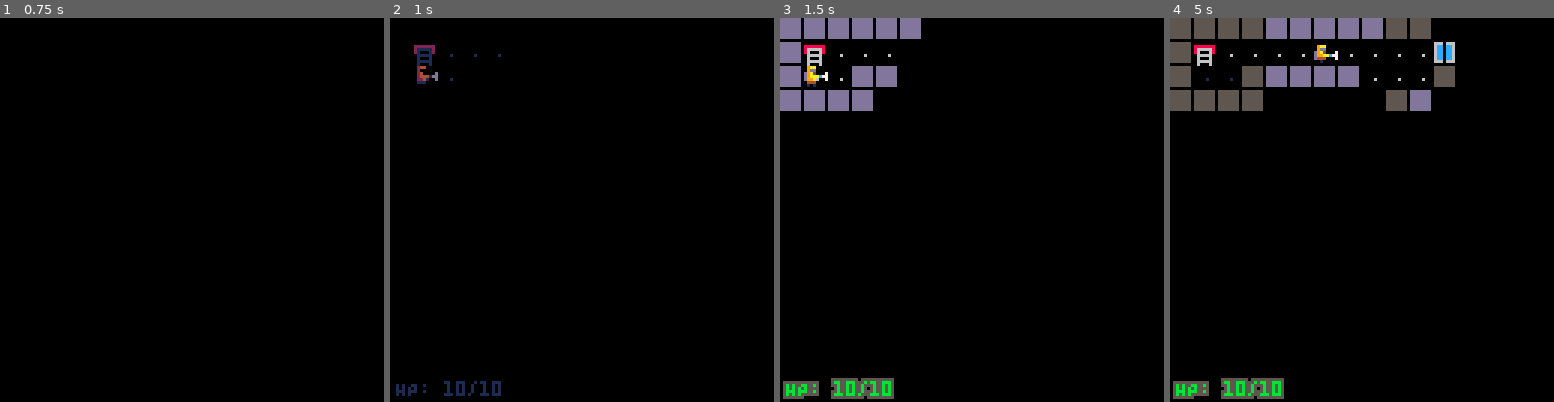
Above: before the commit, frames 1-4 (left to right).
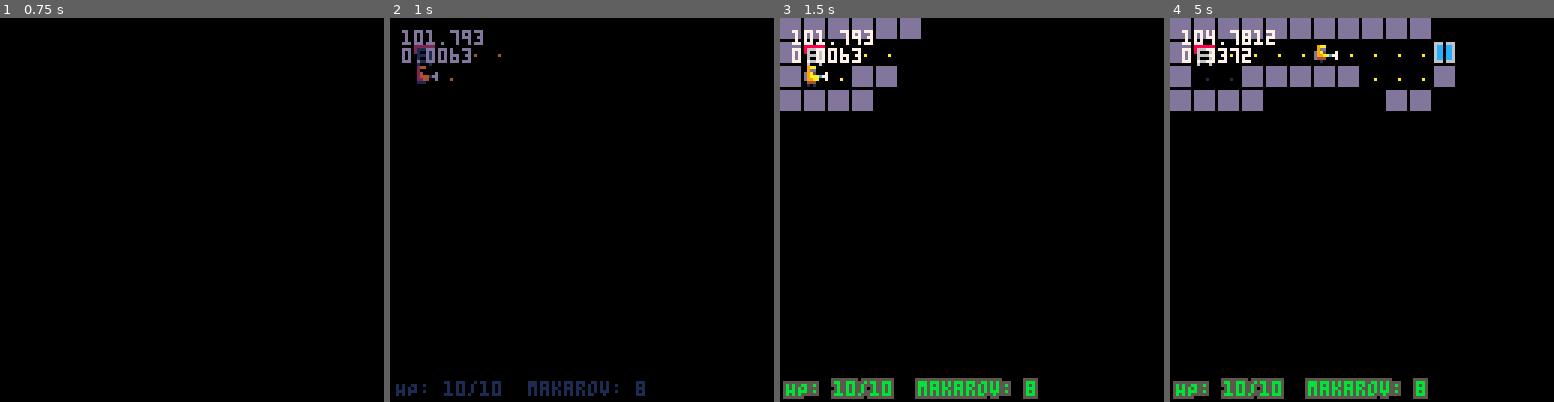
Above: after the commit, the same moments.

Repository: cjkg/zona-rl
Game: PICO-8 cartridge zona.p8
Same seed, same stepped clock (60 frames per second), same inputs: the game is played once before the commit and once after it.
Inputs:
- Up to frame 1 (0.75 s): tap X (X key) at 0.33 s; tap O (Z key) at 0.7 s
- Up to frame 2 (1 s): no input
- Up to frame 3 (1.5 s): tap X (X key) at 1.07 s
- Up to frame 4 (5 s): hold Right 1.6-2.1 s; tap O (Z key) every 0.4 s from 1.7 to 4.9 s; tap X (X key) at 1.85, 2.97, 4.08 s; hold Up 2.15-2.42 s; hold Right 2.47-3.03 s; hold Left 3.08-3.58 s; hold Down 3.63-3.97 s; hold Right 4.02-4.68 s; hold Up from 4.73 s (still down)

Frame 1 is identical in both runs. In frame 2, 1.3% of the frame differs, in the area x 3-67%, y 3-99%; in frame 3, 2.2%; in frame 4, 6.5%, in the area x 0-75%, y 0-100%.

Commit message:
djikstra map/pathfinding, moved entity into objects folder

Diff:
--- a/draws/draw_game.lua
+++ b/draws/draw_game.lua
@@ -1,11 +1,15 @@
 function draw_game()
+	----delete/review
+	if (cpumax<stat(1)) cpumax=stat(1)
+	if (memmax<stat(0)) memmax=stat(0)
+	debug[1]=memmax
+	debug[2]=cpumax
 	if fadeperc==1 then return end --fixes flicker
 
 	animap()
 
 	cls()
 	map()
-
 	for e in all(entities) do
 		if cansee(player,e) then
 			spr(getframe(e.ani),e.x*8,e.y*8,1,1,e.flip)
@@ -21,12 +25,7 @@
 	end
 
 	dtb_draw()
-
-
-
 	drawhud()
-
-
 
 	for f in all(float) do
 		oprint8(f.txt,f.x,f.y,f.c,0)
--- a/gameplay/ai.lua
+++ b/gameplay/ai.lua
@@ -17,7 +17,6 @@
 
         addfloat("!",m.x*8+2,m.y*8,10)
         sfx(3)
-
     end
 end
 
@@ -39,20 +38,26 @@
             addfloat("?",m.x*8+2,m.y*8,10)
         else
             local bdst,bx,by=999,0,0
+            calcdist(m.tx,m.ty)
             for i=1,4 do
                 local dx,dy=dirx[i],diry[i]
                 local tx,ty=m.x+dx,m.y+dy
                 if iswalkable(tx,ty,"checkmobs") then
-                    local dst=dist(tx,ty,m.tx,m.ty)
+                    local dst=distmap[tx][ty]
                     if dst<bdst then
-                        bdst,bx,by=dst,dx,dy
+                        cand={}
+                        bdst=dst
+                    end
+                    if dst==bdst then
+                        add(cand,{x=dx,y=dy})
                     end
                 end
             end
-            mobwalk(m,bx,by)
-            _upd=update_ai_turn
+            if #cand>0 then
+                local c=rnd(cand)
+                mobwalk(m,c.x,c.y)
+            end
             --todo: re-aquire target?
-            p_t=0
         end
     end
 end
--- a/gameplay/moveplayer.lua
+++ b/gameplay/moveplayer.lua
@@ -1,12 +1,10 @@
 function moveplayer(dx,dy)
 	local destx,desty=player.x+dx,player.y+dy
 	local tile=mget(destx,desty)
-
 	p_t=0
 	_upd=update_player_turn
 
 	if fget(tile,0) and not fget(tile,1) then
-		--wall
 		sfx(2)
 	elseif fget(tile,1) then
 		bump(tile,destx,desty)
@@ -25,5 +23,4 @@
 	end
 	refog()
 	unfog()
-
 end
--- a/main.lua
+++ b/main.lua
@@ -2,8 +2,8 @@
 	t,tani,fadeperc=0,0,0
 	_g=json_parse('{"mobobjects":{"candycorn":{"hp":5,"maxhp":5,"ani":[10,10,11,11],"atk":1,"los":3},"player":{"hp":10,"ma …(261 unchanged characters)…
 
-	--★
-	debug={}
+	----delete/review
+	cpumax,memmax,debug=0,0,{}
 
 	dtb_init()
 	startgame()
@@ -22,9 +22,9 @@
 	_drw()
 	checkfade()
 
-	--★
+	----delete/review
 	cursor(4,4)
-	color(8)
+	color(7)
 	for txt in all(debug) do
 		print(txt)
 	end
@@ -32,18 +32,17 @@
 
 function startgame()
 	dirx,diry,mapani,dpal,p_ani,mapobjects,mobobjects,buttonbuff,fog=_g.dirx,_g.diry,_g.mapani,_g.dpal,_g.p_ani,_g.mapobjects,_g.mobobjects,-1,blankmap(1)
+
 	_upd=update_start
 	_drw=draw_start
 	float={}
 	entities={}
 	player=addmob("player",1,2)
+
 	unfog()
-	--[[addmob("candycorn",5,4)
-	addmob("candycorn",5,6)
 	addmob("candycorn",4,6)
 	addmob("candycorn",3,6)
 	addmob("candycorn",3,4)
-	]]
 	rads={}
 	for i=1,10 do
   		add(rads,{
--- a/ui/drawhud.lua
+++ b/ui/drawhud.lua
@@ -6,5 +6,5 @@
     end
 
     rectfill2(0,hp_y-1,40,8,0)
-    oprint8("HP: "..player.hp.."/"..player.maxhp,2,hp_y,11,5)
+    oprint8("HP: "..player.hp.."/"..player.maxhp.."  makarov: 8",2,hp_y,11,5)
 end
--- a/updates/update_player_turn.lua
+++ b/updates/update_player_turn.lua
@@ -7,6 +7,7 @@
 		if checkend() then
 			doai()
 		end
+		calcdist(player.x,player.y)
 		step()
 
 	end
--- a/utils/map.lua
+++ b/utils/map.lua
@@ -2,7 +2,7 @@
 	return sqrt((fx-tx)^2+(fy-ty)^2)
 end
 
-function iswalkable(x,y,mode)
+function iswalkable2(x,y,mode)
 	local mode=mode or ""
  	if inbounds(x,y) then
   		local tle=mget(x,y)
@@ -19,17 +19,34 @@
  	end
  	return false
 end
+function iswalkable(x,y,mode)
+	local mode = mode or "test"
+	if inbounds(x,y) then
+	 	local tle=mget(x,y)
+	 	if mode=="sight" then
+	  		return not fget(tle,2)
+	 	else
+	  		if not fget(tle,0) then
+	   			if mode=="checkmobs" then
+					return not getmob(x,y)
+	   			end
+	   			return true
+	  		end
+	 	end
+	end
+	return false
+end
 
 function copymap(x,y)
 	local tle
 	for _x=0,15 do
-  	for _y=0,15 do
-  		tle=mget(_x+x,_y+y)
-   		mset(_x,_y,tle)
-   		if tle==4 then
-   			player.x,player.y=_x,_y
-   		end
-  	end
+		for _y=0,15 do
+			tle=mget(_x+x,_y+y)
+			mset(_x,_y,tle)
+			if tle==4 then
+				player.x,player.y=_x,_y
+			end
+		end
  	end
 end
 
@@ -48,8 +65,7 @@
 
 function los(x1,y1,x2,y2)
 	local frst,sx,sy,dx,dy=true
-
-	if dist(x1,y1,x2,y2)==1 then return true end
+	if dist(x1,y1,x2,y2)<=1.42 then return true end
 
 	if x1<x2 then
 		sx,dx=1,x2-x1
@@ -63,21 +79,20 @@
 	end
 
 	local err,e2=dx-dy
-
 	while not(x1==x2 and y1==y2) do
-	 if not frst and not iswalkable(x1,y1,"sight") then return false end
+		if not frst and not iswalkable(x1,y1,"sight") then return false end
 		frst,e2=false,err*2
 		if e2>-dy then
 			err-=dy
-		  	x1+=sx
+			x1+=sx
 		end
 		if e2<dx then
-		  	err+=dx
-		 	y1+=sy
+			err+=dx
+			y1+=sy
 		end
 	end
 	return true
-   end
+end
 
 function blankmap(_dflt)
 	local ret={}
@@ -122,13 +137,10 @@
  		for y=0,15 do
   			if fog[x][y]==0
   			and not (dist(px,py,x,y)<=player.los and
-			  los(px,py,x,y)) then
-
+			los(px,py,x,y)) then
 				refogtile(x,y)
 			elseif fog[x][y]==0 and los(px,py,x,y) then
-				if mget(x,y)==38 then
-					mset(x,y,49)
-				elseif mget(x,y)==39 then
+				if mget(x,y)==63 then
 					mset(x,y,48)
 				end
    			end
@@ -137,10 +149,30 @@
 end
 
 function refogtile(x,y)
-
-	if mget(x,y)==49 then
-		mset(x,y,38)
-	elseif mget(x,y)==48 then
-		mset(x,y,39)
+	if mget(x,y)==48 then
+		mset(x,y,63)
 	end
 end
+
+function calcdist(tx,ty)
+	local cand,step,candnew={},0
+	distmap=blankmap(-1)
+	add(cand,{x=tx,y=ty})
+	distmap[tx][ty]=0
+	repeat
+		step+=1
+	 	candnew={}
+	 	for c in all(cand) do
+	  		for d=1,4 do
+		   		local dx,dy=c.x+dirx[d],c.y+diry[d]
+		   		if inbounds(dx,dy) and distmap[dx][dy]==-1 then
+					distmap[dx][dy]=step
+					if iswalkable(dx,dy) then
+				 		add(candnew,{x=dx,y=dy})
+					end
+		   		end
+	  		end
+	 	end
+		cand=candnew
+	until #cand==0
+end
--- a/zona.p8
+++ b/zona.p8
@@ -37,17 +35,18 @@
 #include ui/floats.lua
 #include ui/drawhud.lua
 
-#include entity.lua
+#include objects/entity.lua
+
 #include main.lua
 
 __gfx__
 0000000009aa0000000000000000000003bb0000000000000000b0000a000b000088800000000000000770000000000000000000000000000008000000000000
-0000000009dd000009aa00000000000003dd000003bb000000a00000000000a00888e8000088800000777700000880000000000000000000000000000a000900
-00700700d9a5000709dd00000000000053b5000003dd000000000a0000a0000028888e800888e8000aaaaaa000888800000ee000000880000a08090000000000
+0000000009dd000009aa00000000000003dd000003bb000000a00000000000000888e8000088800000777700000880000000000000000000000000000a000900
+00700700d9a5000709dd00000000000053b5000003dd000000000a0000a000a028888e800888e8000aaaaaa000888800000ee000000880000a08090000000000
 00077000d9aaac77d9a50007ad5aa4105334dddd53b500000b0a0000b000000028888880288888800aaaaaa00999999000e88e00008ee800000000000a080900
 00077000d99a0007d99aac77adaa94005344b5005334dddd00000000000000002888882002888800099999900999999000e88e00008ee8000a08090000000000
 0070070004440000d44400079999941003bb00005344b5000000b000000000000288820000222000009999000aaaaaa0000ee00000088000000000000a080900
-000000000101000000100000829222e00101000001010000000b0a00000b000000222000000000000008800000aaaa0000000000000000000a00090000000000
+000000000101000000100000829222e00101000001010000000b0a000000b00000222000000000000008800000aaaa0000000000000000000a00090000000000
 00000000000000000000000008888e8800000000000000000000000000b000a00000000000000000000000000007700000000000000000000000000000080000
 00000000000000007007000007007000000000000000000000000000000000000000000000000000000000000000000000000000000000000000000000000000
 0907090000070000000070700007a000000000000000000000000000000000000000000000000000000000000000000000000000000000000000000000000000
@@ -57,19 +56,19 @@
 09070900000700007a988a70a9e82890000000000055550000000000000000000000000000000000000000000000000000000000000000000000000000000000
 0000000000000000098289000e822200000000000000000000000000000000000000000000000000000000000000000000000000000000000000000000000000
 00000000000000000000000000000000000000000000000000000000000000000000000000000000000000000000000000000000000000000000000000000000
-00008000000000006660666000000000000000000000c00055555550000000000000000000000000000000000000000000000000000000000000000000000000
-00088800000000006880886088000880bb000bb0000ccc0055555550000000000000000000000000000000000000000000000000000000000000000000000000
-0088886000cccc006880886088808880bbb0bbb000cccc6055555550000000000000000000000000000000000000000000000000000000000000000000000000
-088886880cddddc068808860088088000bb0bb000cccc6cc55555550000000000000000000000000000000000000000000000000000000000000000000000000
-88886880000cc0006880886000080000000b0000cccc6cc055555550000010000000000000000000000000000000000000000000000000000000000000000000
-088688000cddddc0688088600083800000b3b0000cc6cc0055555550000000000000000000000000000000000000000000000000000000000000000000000000
-006880000cddddc0666066600003000000030000006cc00055555550000000000000000000000000000000000000000000000000000000000000000000000000
+00008000000000006660666000000000000000000000c00000000000000000000000000000000000000000000000000000000000000000000000000000000000
+00088800000000006880886088000880bb000bb0000ccc0000000000000000000000000000000000000000000000000000000000000000000000000000000000
+0088886000cccc006880886088808880bbb0bbb000cccc6000000000000000000000000000000000000000000000000000000000000000000000000000000000
+088886880cddddc068808860088088000bb0bb000cccc6cc00000000000000000000000000000000000000000000000000000000000000000000000000000000
+88886880000cc0006880886000080000000b0000cccc6cc000000000000000000000000000000000000000000000000000000000000000000000000000000000
+088688000cddddc0688088600083800000b3b0000cc6cc0000000000000000000000000000000000000000000000000000000000000000000000000000000000
+006880000cddddc0666066600003000000030000006cc00000000000000000000000000000000000000000000000000000000000000000000000000000000000
 0008000000000000000000000000000000000000000c000000000000000000000000000000000000000000000000000000000000000000000000000000000000
 00000000ddddddd0000000000600060066606660ffffffffffffffffffffffff00000000ff656dff00cccc0000cc7c0000c7cc00000000000000000000000000
 00000000ddddddd088888880066666006cc0cc60fffffffff9ffffffffffffff00000000ffd6dfff0cccccc00ccaccc00cc7ccc0000000000000000000000000
 00000000ddddddd086666680060006006cc0cc60fffffffffffffffff707f7ff07070700ff6d6ff9ccccccccccac7ccc7cccaccc0000000000bbbb0000000000
 00000000ddddddd086000680066666006cc0cc60fffff9ffffbfbfbf77777d7d77777d7dff565fffcccccccc7c7ac7cccaccc77c000d00000bbbbbb000000000
-00006000ddddddd006666600c60006c06cc0cc60ffffffffff33b33f7707d7df7707d7d0af666fffcccccccccaacccacccaca7c7006dd500bbbbbbbb00000000
+0000a000ddddddd006666600c60006c06cc0cc60ffffffffff33b33f7707d7df7707d7d0af666fffcccccccccaacccacccaca7c7006dd500bbbbbbbb00001000
 00000000ddddddd006000600c66666c06cc0cc60fffffffffff333ffddddfddddddd0dddff5ddfffcccccccccccaccc7ccc7cacc06dd5d50bbbbbbbb00000000
 00000000ddddddd006666600ccccccc066606660afffffffafffffffffffffff00000000ffd56dff0cccccc00ccc7cc00ccc7cc0655565600bbbbbb000000000
 0000000000000000060006000000000000000000ffffffffffffffffffffffff00000000ff565fdf00cccc0000cc7c0000c7cc000000000000bbbb0000000000
@@ -227,7 +226,7 @@
 
 
 __gff__
-0000000000000303030303030303030303030303030300000000000000000000030307000003050000000000000000000005000007000000000000000000000000000000000000000000000000000000000000000000000000000000000000000000000000000000000000000000000000000000000000000000000000000000
+0000000000000303030303030303030303030303030300000000000000000000030307000003000000000000000000000005000007000000000000000000000000000000000000000000000000000000000000000000000000000000000000000000000000000000000000000000000000000000000000000000000000000000
 0000000000000000000000000000000000000000000000000000000000000000000000000000000000000000000000000000000000000000000000000000000000000000000000000000000000000000000000000000000000000000000000000000000000000000000000000000000000000000000000000000000000000000
 __map__
 3131313131313131313131313131313100000000000000000000000000000000000000000000000000000000000000000000000000000000000000000000000000000000000000000000000000000000000000000000000000000000000000000000000000000000000000000000000000000000000000000000000000000000
Renamed: entity.lua -> objects/entity.lua
